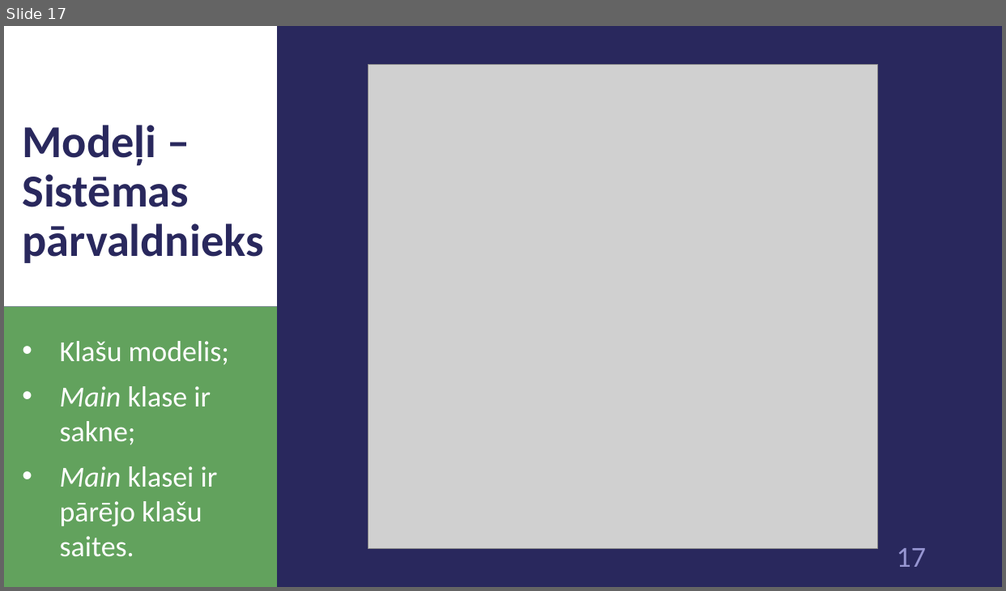
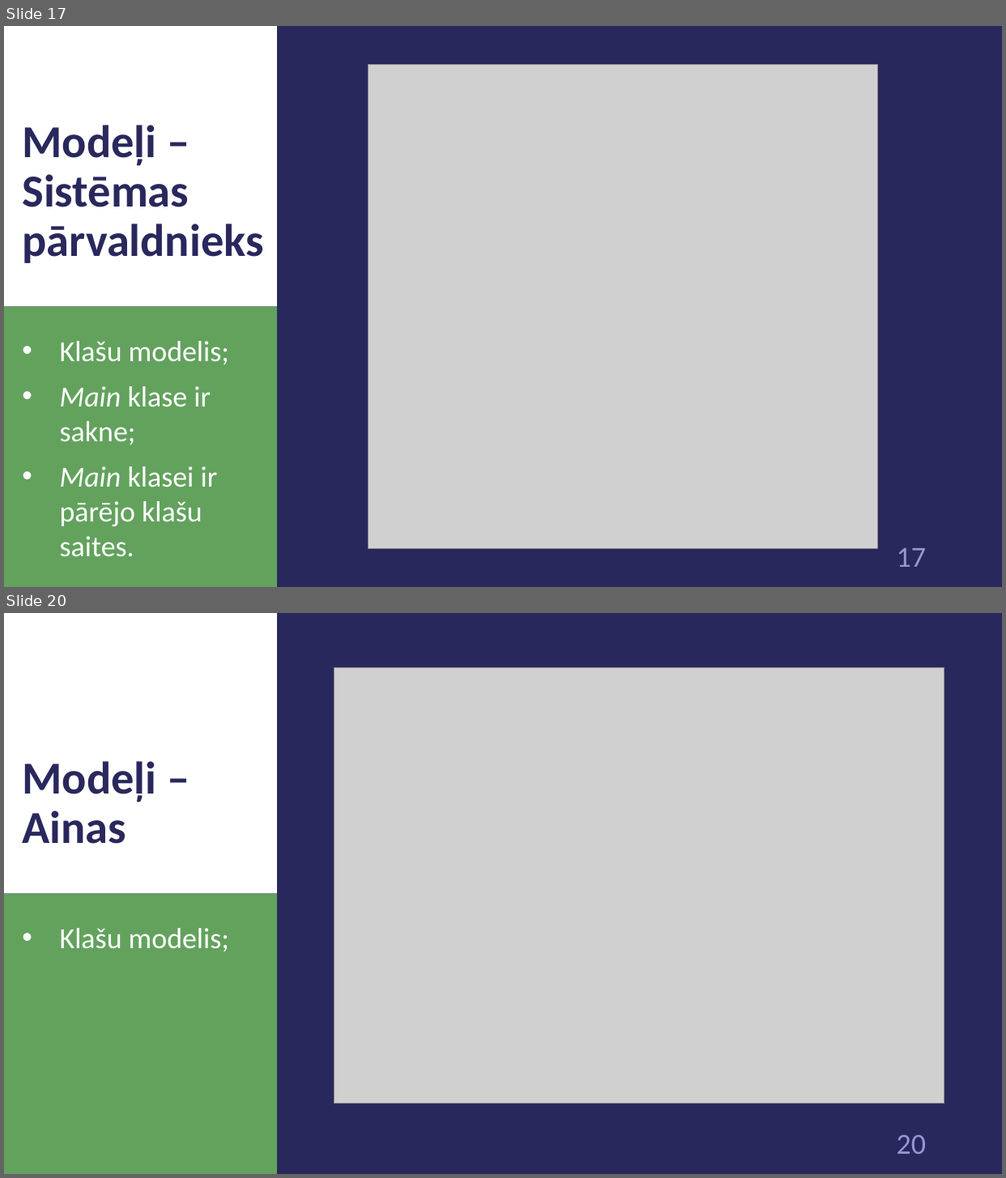
Before and after one commit to 1ivyatan/drumstalotajs, a slide deck: Documentation/Prezentācija.pptx. Shown one above the other, each under a label of ours: slide 17 before the commit, slides 17 and 20 after it; the slides between them are not shown. The pictures are 1006x591 and 1006x1178 pixels, drawn with LibreOffice and Linux fonts; fonts in the diff are those of the drawing; grey boxes stand for pictures. Boxes give left, top, right and bottom in pixels: in the first picture for what was removed or moved away, otherwise in the second. Text is boxed around its words. In the diff, an @@ line names an element or a change of style, - is before the commit and + after.

Commit message:
add model images

```diff
--- a/Documentation/Prezentācija.pptx
+++ b/Documentation/Prezentācija.pptx
@@ slide 20 added at [4,613,1002,1174], background #29285D; not listed: 3 template elements that a slide beside it also shows @@
@@ picture added at [334,667,945,1104] @@
@@ title added at [22,761,156,844], 44 pt, text #29285D, bold @@
+Modeļi – Ainas
@@ text added at [60,928,229,952], 28 pt, text #FFFFFF @@
+• Klašu modelis;
```
Also in this commit, not shown: 4 slides changed, 12 other slides added, 1 slide removed.
